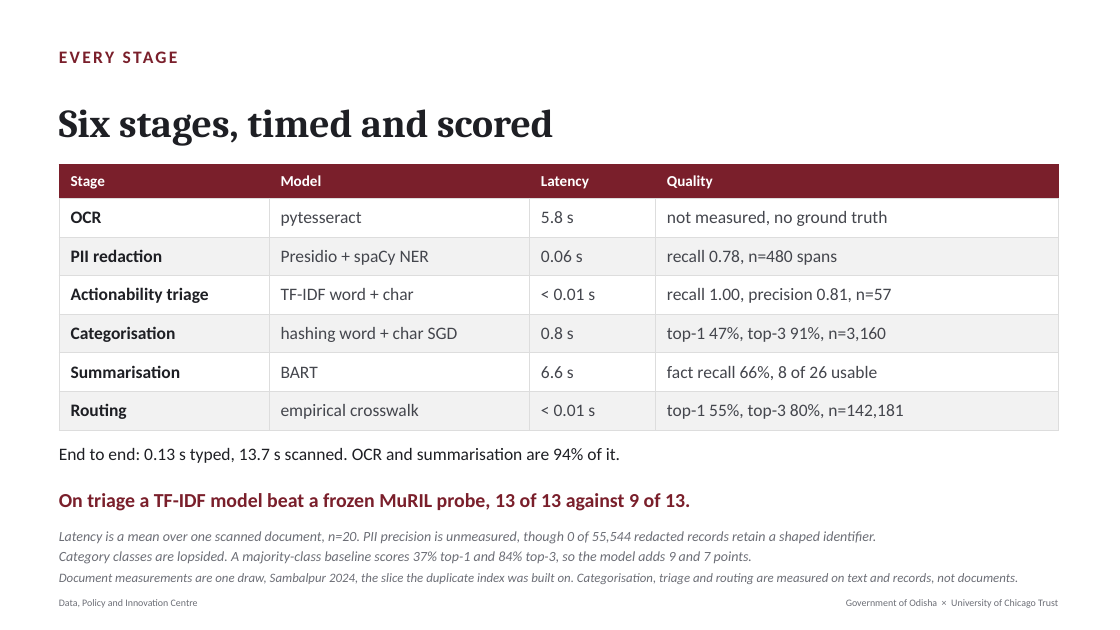
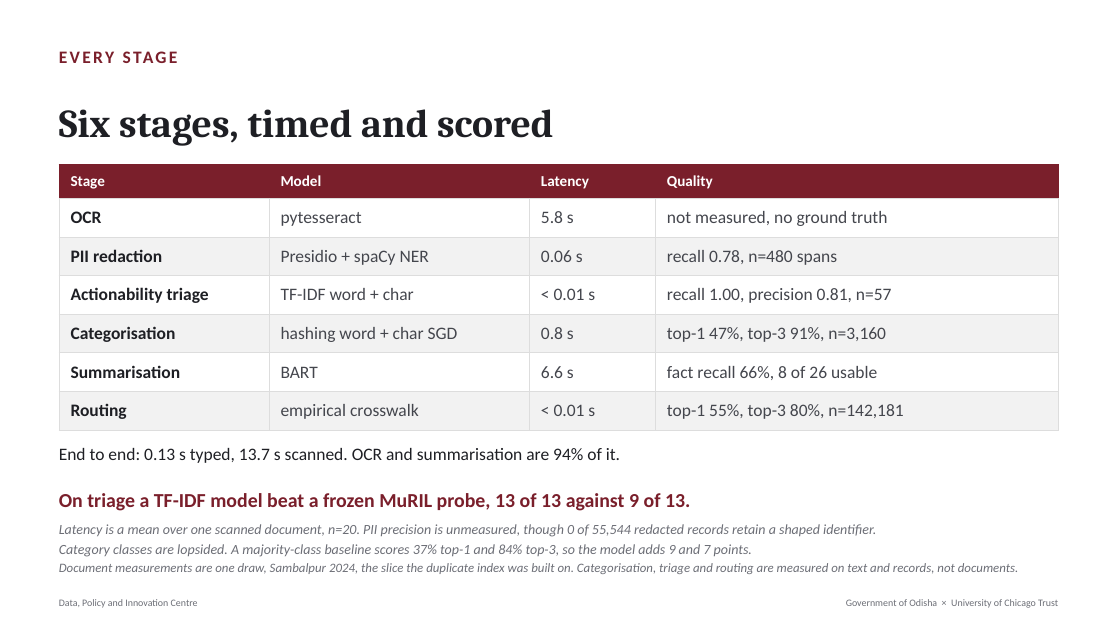
Before and after one commit to Data-Policy-and-Innovation-Centre/janasunani, a slide deck: slide 4 of docs/presentations/2026-08-24-timing-quality/Janasunani_2.0_Timing_and_Quality.pptx. Drawn at 1120x630 pixels with LibreOffice and Linux fonts; fonts in the diff are those of the drawing. Boxes give left, top, right and bottom in pixels: in the first picture for what was removed or moved away, otherwise in the second. Text is boxed around its words. In the diff, an @@ line names an element or a change of style, - is before the commit and + after.

```diff
--- a/docs/presentations/2026-08-24-timing-quality/Janasunani_2.0_Timing_and_Quality.pptx
+++ b/docs/presentations/2026-08-24-timing-quality/Janasunani_2.0_Timing_and_Quality.pptx
@@ text "Latency is a mean over ...": place and size @@
-text "Latency is a mean over ..." at [59, 531, 876, 544]
+text "Latency is a mean over ..." at [59, 524, 876, 537]
@@ text "Category classes are lopsided. A ...": place and size @@
-text "Category classes are lopsided. A ..." at [59, 551, 752, 564]
+text "Category classes are lopsided. A ..." at [59, 544, 752, 557]
@@ text "Document measurements are one draw, ...": place and size @@
-text "Document measurements are one draw, ..." at [59, 573, 1018, 584]
+text "Document measurements are one draw, ..." at [59, 563, 1018, 574]
```
Also in this commit, not shown: 1 other slide changed, 1 other file.
